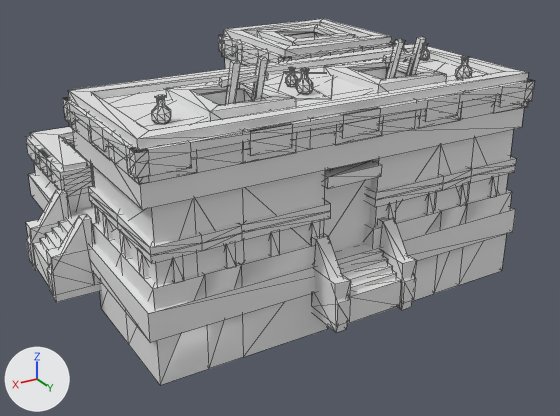
Renders of the COLLADA model art/meshes/structural/zapotecas/forge.dae from each side of a commit.
Before and after are seen from a camera (50 mm lens) standing at (0.679, 1.115, 0.542) and looking at (0.02, 0.017, -0.006). The axes (+X, +Y, +Z) are drawn at lower left. The lights are the same throughout. The older version comes first. Mesh edges are drawn as thin lines. Where no turn or scale is listed for an object, it has been applied to the vertices.

Objects in the first picture: 'forge'.
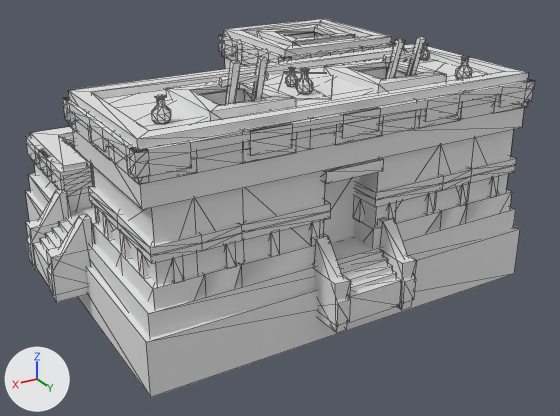
The newer file is also turned or shifted as a whole; pictures and numbers use the older file's frame.

Diff of the bpy script that builds the scene:
```diff
--- a/art/meshes/structural/zapotecas/forge.dae.py
+++ b/art/meshes/structural/zapotecas/forge.dae.py
@@ me_cube_2666 @@
 # used by ob_forge; location = (0.0, 0.0, 0.0)
-me_cube_2666.from_pydata(...)  # 2372 vertices, 3830 faces; spans x -0.317..0.433, y -0.423..0.316, z -0.117..0.309
+me_cube_2666.from_pydata(...)  # 2380 vertices, 3818 faces; spans x -0.325..0.433, y -0.423..0.316, z -0.121..0.309
+# me_cube_2666 part 1: the loose piece of 4 vertices spanning x -0.021..0.087, y 0.23..0.231, z 0.003..0.135 is moved by (0.0, -0.028, 0.0)
+# me_cube_2666 part 2: the loose piece of 8 vertices spanning x -0.015..0.083, y 0.231..0.255, z 0.125..0.143 is scaled about its middle by (1.06, 1, 1), then moved by (0.0, 0.0, 0.008)
+# me_cube_2666 part 3
+# 2 vertices are removed from x -0.236..-0.133, y -0.269..-0.176, z 0.191
+# 20 faces are deleted
+# 2 vertices move from x -0.236..-0.133, y -0.269..-0.176, z 0.191 to x -0.236..-0.133, y -0.269..-0.176, z 0.179
+# 18 vertices are added at x -0.325..0.378, y -0.362..0.266, z -0.121..0.249
+# 20 new faces join them
+# other edits to the shape of me_cube_2666 do not show in these pictures
 me_cube_2666.materials.append(mat_22texturas_novas_zapo)
```

What differs and where, as boxes (x1, y1, x2, y2) in the pictures (560 x 416 px; the box of a moved part takes in the faces that stretch with it):
'forge', reshaped: before (26, 19, 535, 385); after (25, 19, 535, 397)
part 1 of me_cube_2666, moved or reshaped: before (323, 179, 371, 251); after (323, 176, 360, 242)
part 2 of me_cube_2666, moved or reshaped: before (324, 161, 382, 189); after (322, 158, 384, 184)
part 3 of me_cube_2666, moved or reshaped (mostly hidden before): before (289, 33, 323, 39); after (25, 33, 520, 397)
